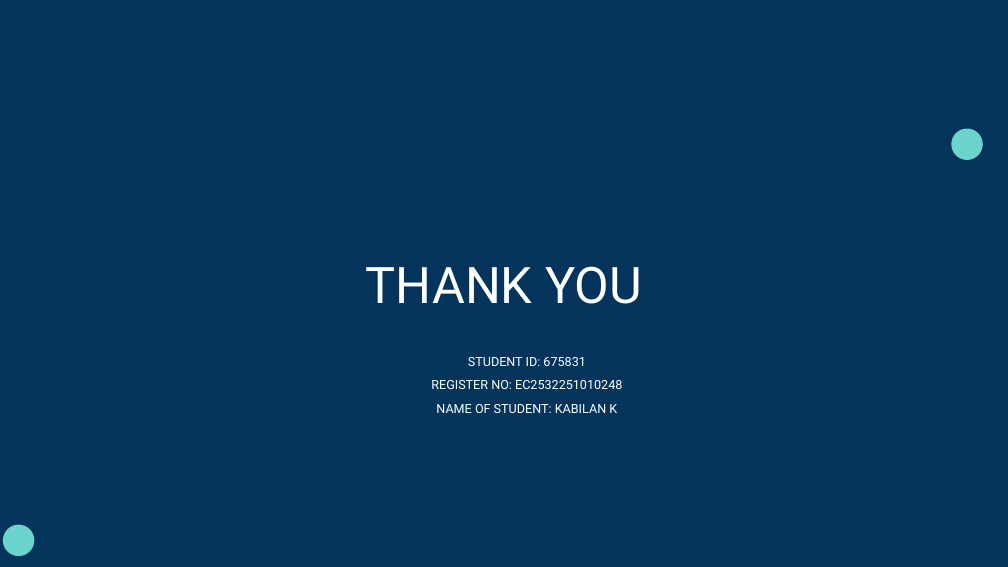
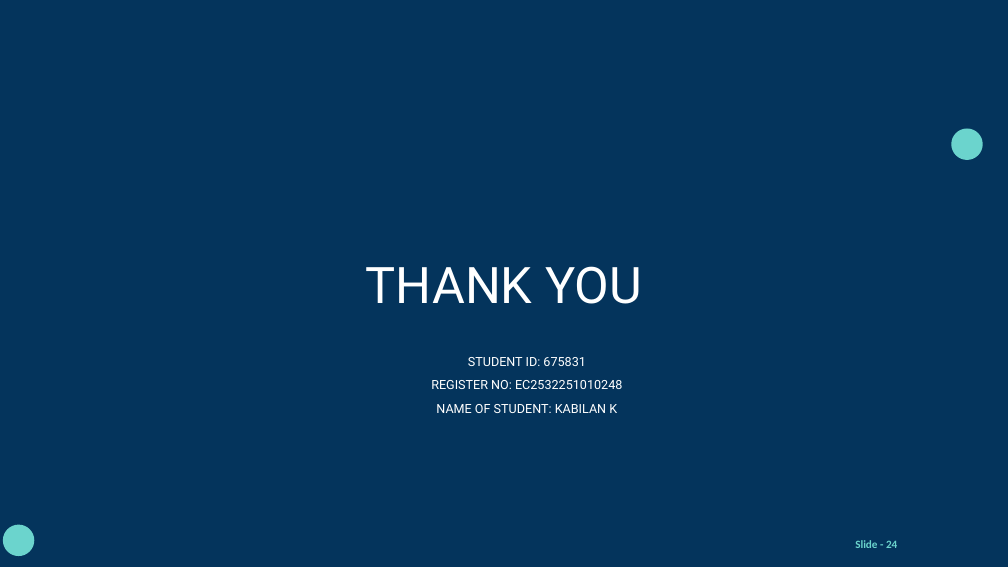
Before and after one commit to kabilan386/ai-powered-knowledge-graph-assistant, a slide deck: slide 24 of presentations/GraphRAG_Project_Viva_Template.pptx. Drawn at 1008x567 pixels with LibreOffice and Linux fonts; fonts in the diff are those of the drawing; background and template pictures are left out. Boxes give left, top, right and bottom in pixels: in the first picture for what was removed or moved away, otherwise in the second. Text is boxed around its words. In the diff, an @@ line names an element or a change of style, - is before the commit and + after.

```diff
--- a/presentations/GraphRAG_Project_Viva_Template.pptx
+++ b/presentations/GraphRAG_Project_Viva_Template.pptx
@@ text added at <box>855,540,897,548</box>, 16 pt, text #6BD4CD, bold @@
+Slide - 24
```
Also in this commit, not shown: 14 other slides changed, 1 other file.
